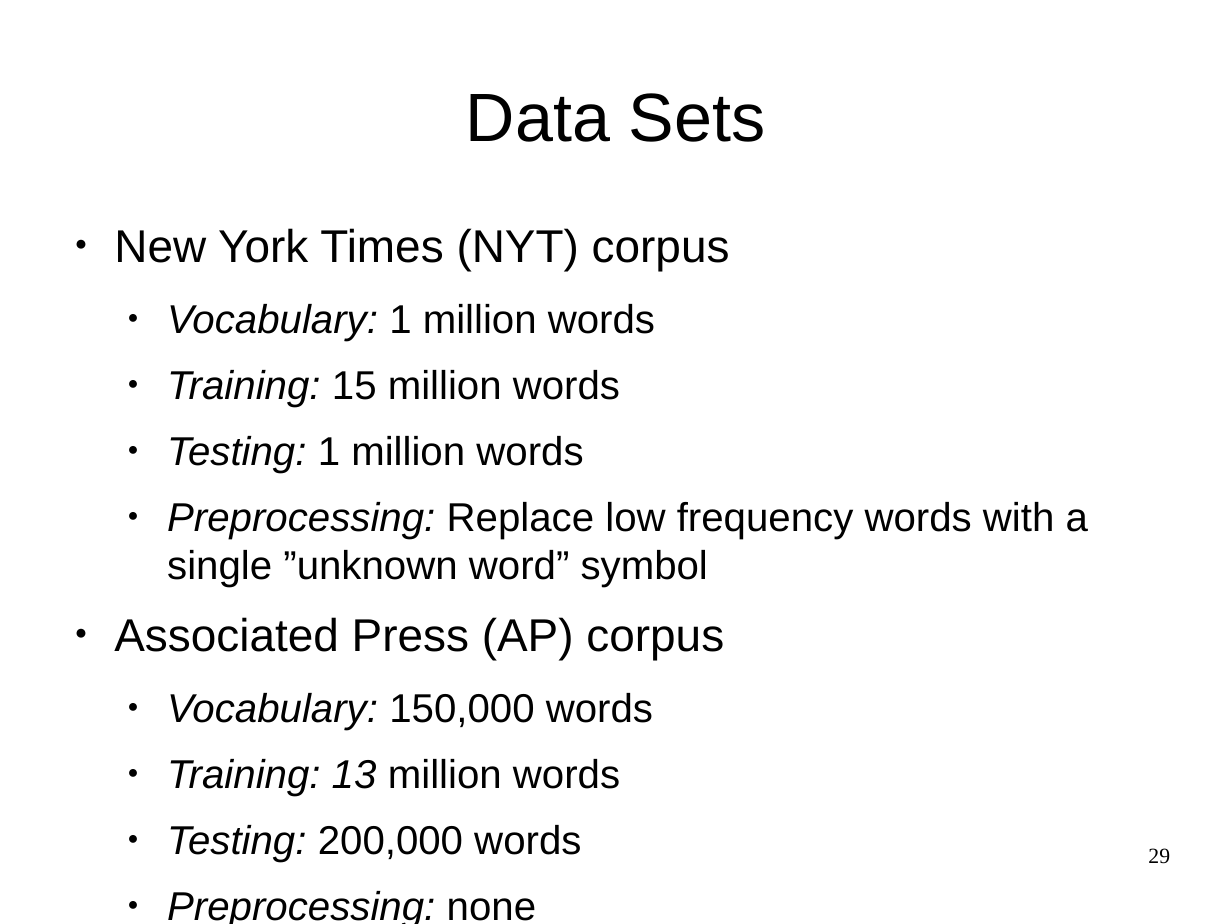
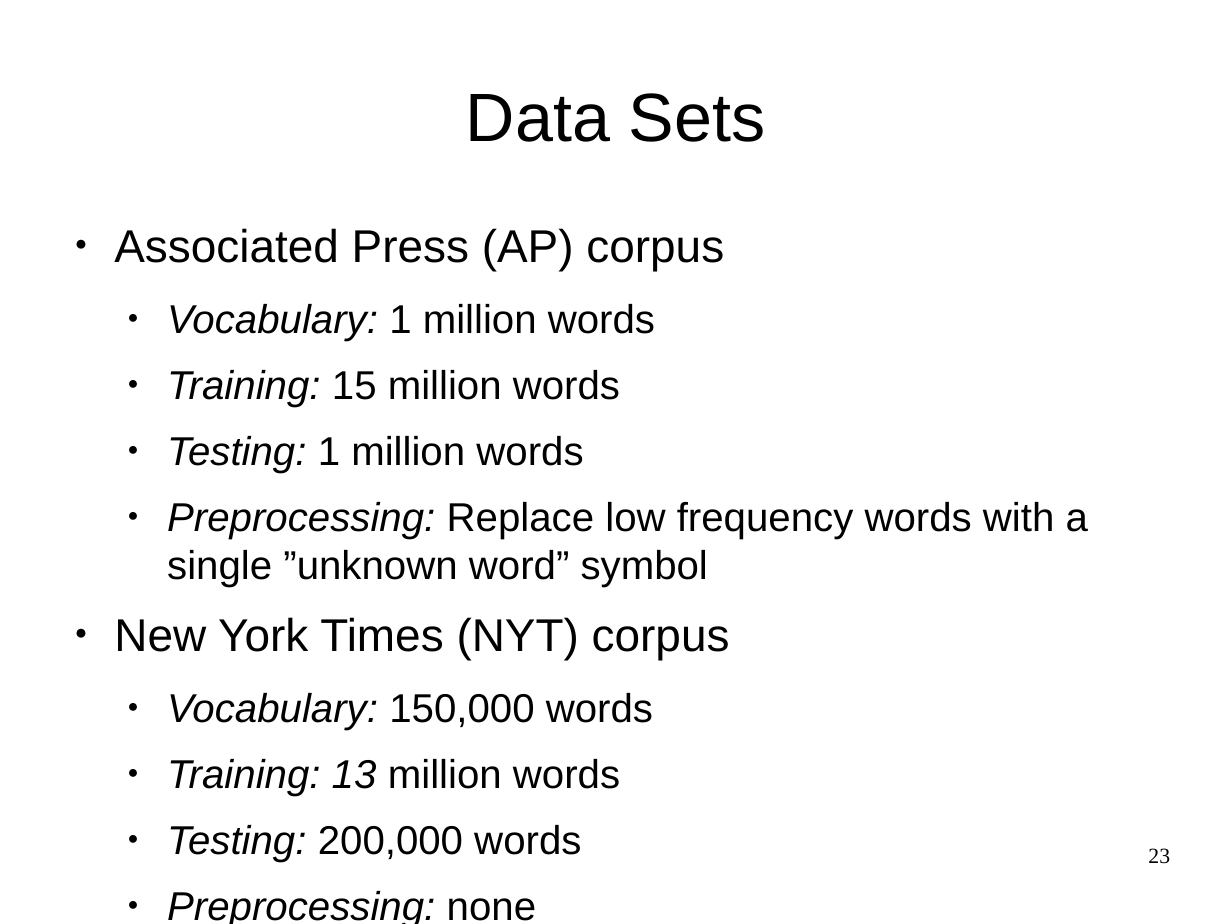
Before and after one commit to snadi/cs886, a slide deck: slide 23 of cs886/presentation/cs886_sarah-karim.odp (slide 29 before the commit). Drawn at 1232x924 pixels with LibreOffice and Linux fonts; fonts in the diff are those of the drawing. Boxes give left, top, right and bottom in pixels: in the first picture for what was removed or moved away, otherwise in the second. Text is boxed around its words. In the diff, an @@ line names an element or a change of style, - is before the commit and + after.

```diff
--- a/cs886/presentation/cs886_sarah-karim.odp
+++ b/cs886/presentation/cs886_sarah-karim.odp
@@ text at (114,228,724,271): text changed @@
-● New York Times (NYT) corpus
+● Associated Press (AP) corpus
@@ text at (114,617,730,659): text changed @@
-● Associated Press (AP) corpus
+● New York Times (NYT) corpus
@@ page number at (1148,848,1170,864): text changed @@
-29
+23
```
Also in this commit, not shown: 14 other slides changed, 11 slides added, 12 slides removed.
